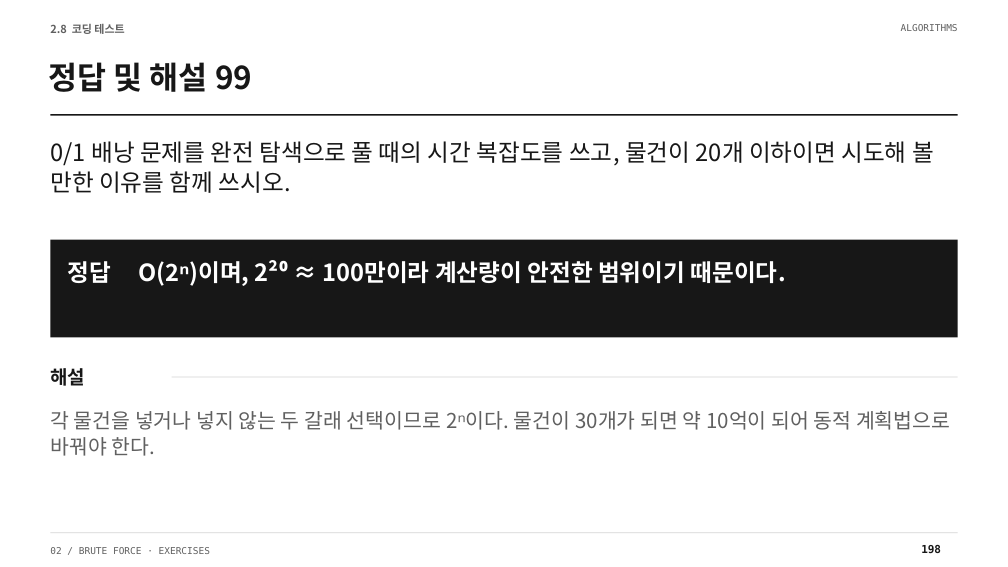
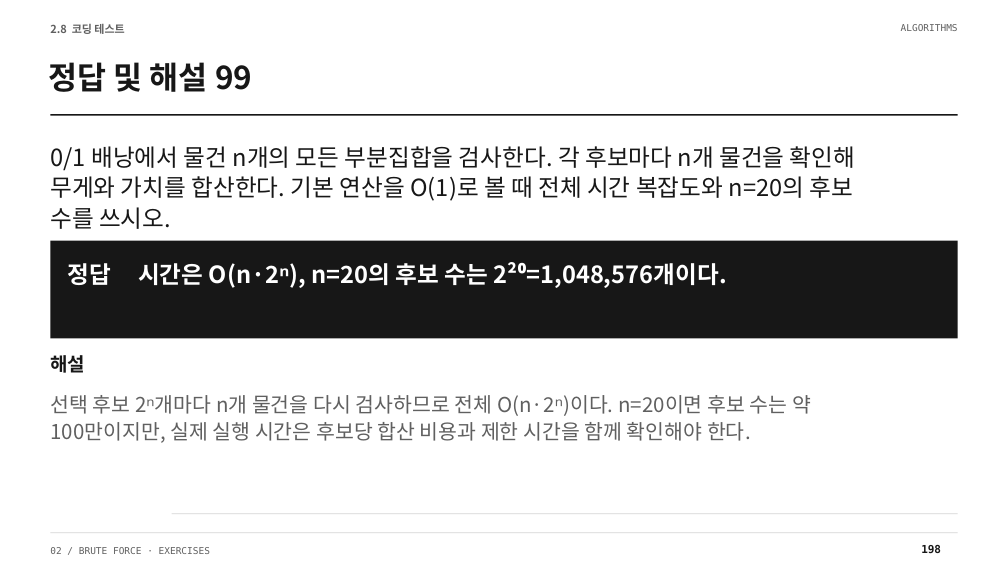
Before and after one commit to Sangdon-Park/Sangdon-Park.github.io, a slide deck: slide 196 of data/알고리즘/2장_연습문제_100문항_수업용.pptx (slide 198 before the commit). Drawn at 1008x567 pixels with LibreOffice and Linux fonts; fonts in the diff are those of the drawing. Boxes give left, top, right and bottom in pixels: in the first picture for what was removed or moved away, otherwise in the second. Text is boxed around its words. In the diff, an @@ line names an element or a change of style, - is before the commit and + after.

```diff
--- a/data/알고리즘/2장_연습문제_100문항_수업용.pptx
+++ b/data/알고리즘/2장_연습문제_100문항_수업용.pptx
@@ text at [50, 146, 855, 229]: text changed @@
-0/1 배낭 문제를 완전 탐색으로 풀 때의 시간 복잡도를 쓰고, 물건이 20개 이하이면 시도해 볼 만한 이유를 함께 쓰시오.
+0/1 배낭에서 물건 n개의 모든 부분집합을 검사한다. 각 후보마다 n개 물건을 확인해
+무게와 가치를 합산한다. 기본 연산을 O(1)로 볼 때 전체 시간 복잡도와 n=20의 후보
+수를 쓰시오.
@@ text in rectangle at [68, 263, 654, 288]: text changed @@
-정답 O(2ⁿ)이며, 2²⁰ ≈ 100만이라 계산량이 안전한 범위이기 때문이다.
+정답 시간은 O(n·2ⁿ), n=20의 후보 수는 2²⁰=1,048,576개이다.
@@ text "해설": place and size @@
-text "해설" at [50, 368, 85, 386]
+text "해설" at [50, 355, 85, 373]
@@ text "해설" at [50, 355, 85, 373]: line spacing 1.04 to 1.08 @@
@@ text at [50, 395, 811, 443]: text changed @@
-각 물건을 넣거나 넣지 않는 두 갈래 선택이므로 2ⁿ이다. 물건이 30개가 되면 약 10억이 되어 동적 계획법으로 바꿔야 한다.
+선택 후보 2ⁿ개마다 n개 물건을 다시 검사하므로 전체 O(n·2ⁿ)이다. n=20이면 후보 수는 약
+100만이지만, 실제 실행 시간은 후보당 합산 비용과 제한 시간을 함께 확인해야 한다.
@@ rectangle: place and size @@
-rectangle at [172, 377, 958, 377]
+rectangle at [172, 513, 958, 514]
```
Also in this commit, not shown: 87 other slides changed, 2 slides removed, 24 other files.
